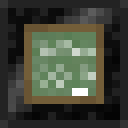
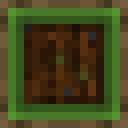
Revision of a layered w=128, h=128 image; what changed, layer by layer:
added group "Farmer Top" with 10 layers above "Chemist Side" over 0, 0, 128, 128
added layer "Layer #81" in group "Farmer Top" over 48, 48, 96, 96
added layer "Layer #80" (16%) in group "Farmer Top" over 56, 56, 88, 80
added layer "Layer #70" (38%) in group "Farmer Top" over 0, 0, 128, 128
added layer "Layer #71" in group "Farmer Top" over 0, 0, 128, 128
added layer "Layer #83" (37%) in group "Farmer Top" over 0, 0, 128, 128
added layer "Layer #82" in group "Farmer Top" over 0, 0, 128, 128
added layer "Layer #75" in group "Farmer Top" over 24, 24, 104, 104
added layer "Layer #74" (color) in group "Farmer Top" over 0, 0, 128, 128
added layer "Layer #73" in group "Farmer Top" over 0, 0, 128, 128
added layer "Layer #72" in group "Farmer Top" over 0, 0, 128, 128
hid group "Chemist Top" (11 layers) over 0, 0, 128, 128
